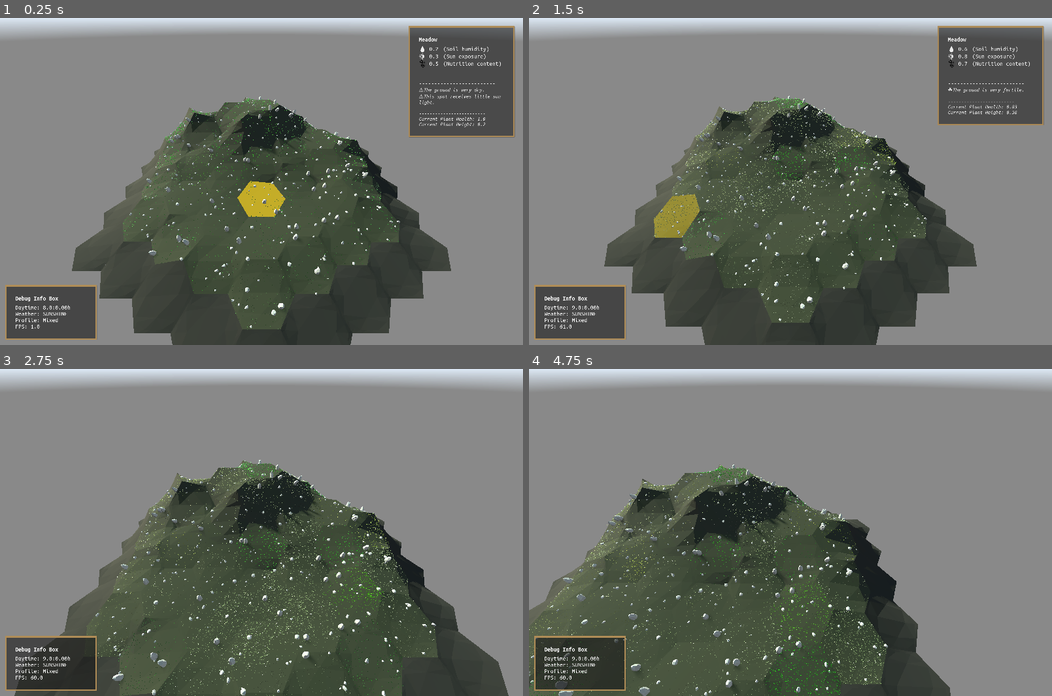
Above: before the commit, frames 1-4 (two rows, left to right).
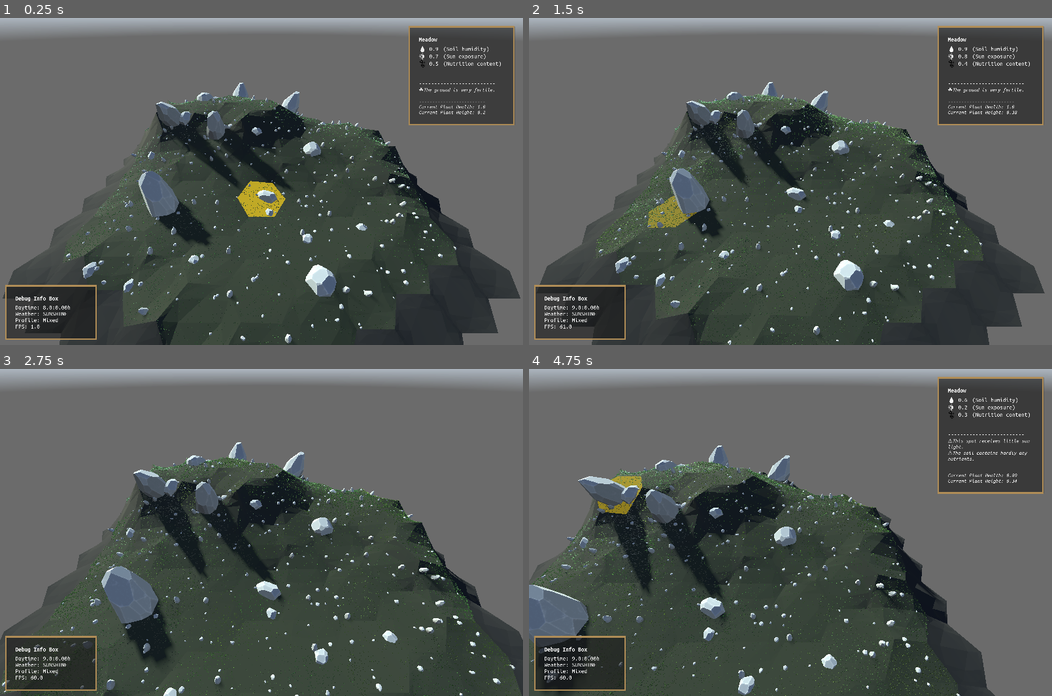
Above: after the commit, the same moments.

Repository: vincentwoelfer/hex
Game: Godot game, scene res://scenes/dev/MapGeneration.tscn
Two runs of this game, one before a commit and one after it. Both use one fixed random seed, a clock stepped at 60 frames per second and the inputs below. A sky picture missing from this copy of the repository is replaced by a grey-blue gradient.
Inputs (mouse positions are in pixels of both pictures, inside the frame that each line leads up to):
- Up to frame 1 (0.25 s): no input
- Up to frame 2 (1.5 s): move the mouse to (905, 165) at 0.52 s; hold Shift (hold_speed_up_time) 0.53-1.28 s; hold Space (advance_world_time_one_step) 0.53-1.28 s; move the mouse to (685, 197) at 1.27 s; tap S (move_cam_backward) at 1.35 s
- Up to frame 3 (2.75 s): move the mouse to (313, 460) at 2.02 s; hold Shift (hold_speed_up_time) from 2.03 s (still down); hold W (move_cam_forward) from 2.03 s (still down)
- Up to frame 4 (4.75 s): move the mouse to (764, 597) at 2.77 s; release W (move_cam_forward) at 2.78 s; tap A (move_cam_left) at 2.85 s; move the mouse to (947, 581) at 3.52 s; release Shift (hold_speed_up_time) at 3.53 s; hold D (move_cam_right) 3.53-4.28 s; move the mouse to (633, 483) at 4.27 s; tap 3 (randomize_selected_tile) at 4.35 s

The runs differ from the first frame. In frame 1, 64% of the frame differs, in the area x 0-100%, y 0-100%; in frame 2, 65%; in frame 3, 68%; in frame 4, 71%.

Commit message:
LOTS of changes, especially to grass

Diff:
--- a/assets/materials/grass_material.tres
+++ b/assets/materials/grass_material.tres
@@ -7,8 +7,8 @@
 [resource]
 render_priority = 0
 shader = ExtResource("1_a5h3b")
-shader_parameter/clumping_factor = 0.7
+shader_parameter/clumping_factor = 0.5
+shader_parameter/clump_noise = ExtResource("2_di1jo")
 shader_parameter/wind_speed = 2.0
-shader_parameter/clump_noise = ExtResource("2_di1jo")
 shader_parameter/wind_noise = ExtResource("2_dl7us")
 shader_parameter/subsurface_scattering_color = Color(1, 0.75, 0.1, 1)
--- a/assets/misc/CameraAttributes.tres
+++ b/assets/misc/CameraAttributes.tres
@@ -1,9 +1,7 @@
 [gd_resource type="CameraAttributesPractical" format=3 uid="uid://dh2vvniv7q67r"]
 
 [resource]
-dof_blur_far_enabled = true
 dof_blur_far_distance = 12.0
 dof_blur_far_transition = 40.0
-dof_blur_near_enabled = true
 dof_blur_near_distance = 1.0
 dof_blur_amount = 0.05
--- a/assets/misc/DefaultEnvironment.tres
+++ b/assets/misc/DefaultEnvironment.tres
@@ -4,7 +4,7 @@
 
 [sub_resource type="PanoramaSkyMaterial" id="PanoramaSkyMaterial_lg2pq"]
 panorama = ExtResource("1_l5lds")
-energy_multiplier = 1.8
+energy_multiplier = 1.4
 
 [sub_resource type="Sky" id="Sky_u6v11"]
 sky_material = SubResource("PanoramaSkyMaterial_lg2pq")
@@ -14,7 +14,6 @@
 background_mode = 2
 sky = SubResource("Sky_u6v11")
 sdfgi_enabled = true
-sdfgi_y_scale = 2
 volumetric_fog_enabled = true
-volumetric_fog_density = 0.006
+volumetric_fog_density = 0.0039
 volumetric_fog_ambient_inject = 1.0
--- a/assets/noise/GrassClumpNoise.tres
+++ b/assets/noise/GrassClumpNoise.tres
@@ -1,7 +1,7 @@
 [gd_resource type="NoiseTexture2D" load_steps=2 format=3 uid="uid://byeg5o8vgy14b"]
 
 [sub_resource type="FastNoiseLite" id="FastNoiseLite_fh7hl"]
-frequency = 0.015
+frequency = 0.04
 
 [resource]
 width = 256
--- a/assets/shaders/spatial/grass.gdshader
+++ b/assets/shaders/spatial/grass.gdshader
@@ -4,19 +4,20 @@
 //global uniform vec3 player_position; # Only for crushing grass directly below player
 
 group_uniforms GrassProperties;
-uniform float clumping_factor : hint_range(0.0, 1.0) = 0.8;
+uniform float clumping_factor : hint_range(0.0, 1.0) = 0.5;
 uniform sampler2D clump_noise;
-uniform float wind_speed : hint_range(0.0, 5.0) = 1.0;
+uniform float wind_speed : hint_range(0.0, 5.0) = 2.0;
 uniform sampler2D wind_noise;
 
 group_uniforms GrassColor;
-instance uniform vec3 base_color : source_color = vec3(0.05,0.2,0.01);
-instance uniform vec3 tip_color : source_color = vec3(0.5,0.5,0.1);
+//instance uniform vec3 base_color : source_color = vec3(0.05,0.2,0.01);
+instance uniform vec3 base_color : source_color = vec3(0.05, 0.15, 0.05);
+instance uniform vec3 tip_color : source_color = vec3(0.5, 0.5, 0.1);
 
-uniform vec3 subsurface_scattering_color : source_color = vec3(1.0,0.75,0.1);
+uniform vec3 subsurface_scattering_color : source_color = vec3(1.0, 0.75, 0.1);
 
 group_uniforms GrassSize;
-instance uniform float height_mod: hint_range(0.1, 5.0) = 1.0;
+instance uniform float height_mod: hint_range(0.0, 5.0) = 1.0;
 
 // Source: https://www.shadertoy.com/view/Xt3cDn
 float hash12(vec2 x) {
@@ -55,6 +56,8 @@
 	return 1.0 - b*b;
 }
 
+
+
 void vertex() {
 	float height_factor = 1.0 - UV.y;
 	float hash0 = hash12(NODE_POSITION_WORLD.xz);
@@ -65,50 +68,52 @@
 
 	// --- GRASS BLADE HEIGHT/WIDTH ---
 	vec3 camera_offset = NODE_POSITION_WORLD - CAMERA_POSITION_WORLD;
-	float camera_distance = length(camera_offset);
+	// float camera_distance = length(camera_offset);
 
 	// Random height offset factor between 0.4 and 2.0
 	// hash0 = pure random, clump = clump texture
 	// the last value interpolates the random factor between hash0 and clump
-	float height_offset = mix(0.25, 2.0, mix(hash0, clump0, 0.5));
+	float rand_height_factor = mix(0.25, 2.0, mix(hash0, clump0, 0.5));
 
 	// Offset width by random factor
-	VERTEX.x *= mix(0.6, 1.2, hash1);
+	float rand_width_factor = mix(0.6, 1.2, hash1);
 
 	// The further the distance from the camera, the thicker the grass blade will
-	// appear to account for decreasing density with LOD
+	// appear to account for decreasing density with LOD -> Disabled
 	// VERTEX.x *= 1.0 + min(ease_in_quartic(0.033*camera_distance), 75.0);
 
-	// Apply offsets and scale everything down by 0.6
-	VERTEX.y *= 0.6 * height_mod * height_offset;
-	VERTEX.x *= 0.5; // Thickness
+	// Apply offsets and scale everything down by 0.5
+	VERTEX.y *= 0.5 * height_mod * rand_height_factor;
+	VERTEX.x *= 1.0 * rand_width_factor; // Thickness
 	// Z should have no effect since grass is flat
 	vec3 vertex_model = VERTEX; // Vertex in model space before any rotations are applied
 
 	// --- Player crushing grass - DISABLED ---
 	//float player_distance = length(player_position - (NODE_POSITION_WORLD + vec3(0, heightmap_offset, 0)));
 	//float crushed_factor = min(player_distance*player_distance*1.2, 1.0);
+	float crushed_factor = 1.0;
+
+	// --- Random turning based on hash0 and clumping ---
+	float turn_angle_base = (mix(-0.15, 0.15, hash0) + clump2*clumping_factor)*TAU;
 
 	// --- WIND ---
-	float turn_angle_base = (mix(-0.15, 0.15, hash0) + clump2*clumping_factor)*TAU;
 	float wind_direction = texture(wind_noise, NODE_POSITION_WORLD.zx*0.005/wind_speed + TIME*0.005*wind_speed).x*TAU;
-	float wind_strength = mix(0.25, 1.0, texture(wind_noise, NODE_POSITION_WORLD.xz*0.025/wind_speed + TIME*0.05).x); // *crushed_factor;
+	float wind_strength = mix(0.25, 1.0, texture(wind_noise, NODE_POSITION_WORLD.xz*0.025/wind_speed + TIME*0.05).x)*crushed_factor;
 	wind_strength *= wind_strength; // quadratic
-	wind_strength *= mix(0.8, 1.2, hash1); // random offset to wind speed
+	wind_strength *= mix(0.6, 0.9, hash1); // random offset to wind speed
 	wind_strength *= wind_speed;
 
 	// Rotate between base_angle and wind_direction based on wind strength
-	mat3 grass_rotate = rotate_y(mix(turn_angle_base, wind_direction, wind_strength));
+	mat3 grass_rotate = rotate_y(mix(turn_angle_base, wind_direction, clamp(wind_strength, 0.0, 0.8)));
 
-	float bend_angle_base = mix(0.1, 0.2, hash1*0.5 + height_offset*0.1)*PI*height_factor;
+	float bend_angle_base = mix(0.1, 0.2, hash1*0.5 + rand_height_factor*0.1) * PI * height_factor;
 
 	// We sample wind noise identically to strength, but with a time offset based on
 	// the height to simulate the turbulence as the grass blade shakes from the wind.
 	float wind_strength_turbulence = mix(0.25, 1.0, texture(wind_noise, NODE_POSITION_WORLD.xz*0.025/wind_speed + (TIME + height_factor*height_factor*0.25)*0.05).x);
 	wind_strength_turbulence *= wind_strength_turbulence;
 	wind_strength_turbulence *= mix(0.16, 0.25*hash0, clump1)*PI * min(wind_speed, 1.0);
-	//mat3 grass_bend = rotate_x(mix(0.45*PI, bend_angle_base + wind_strength_turbulence, crushed_factor));
-	mat3 grass_bend = rotate_x(bend_angle_base + wind_strength_turbulence);
+	mat3 grass_bend = rotate_x(mix(0.45*PI, bend_angle_base + wind_strength_turbulence, crushed_factor));
 
 	// Apply rotations to the vertex and normal
 	mat3 grass_rotation_matrix = grass_rotate * grass_bend;
@@ -126,7 +131,17 @@
 	// sign of the vertex position in model space. We multiply by a large factor
 	// and round to correct for precision errors from positions at x=0.
 	float thicken_direction = sign(round((grass_rotate * vertex_model).x * 1e6));
-	float thicken_factor = ease_in_quartic(1.0 - abs(dot_nv)) * abs(vertex_model.x) * 2.0;
+
+	// 1  = Looking directly at it            -> 0
+	// 0  = Perpendicular                     -> 1
+	// -1 = Face is facing away from camera   -> 0.75
+	float dot_nv_fac = 1.0 - clamp(dot_nv, 0.0, 1.0);
+
+	//  TOOD -> Maybe use for bending aswell???
+
+	float thicken_factor = ease_in_quartic(dot_nv_fac) * abs(vertex_model.x) * 1.5;
+	//float thicken_factor = ease_in_quartic(1.0 - abs(dot_nv)) * abs(vertex_model.x) * 1.75; // Custom factor to make it even thicker
+
 	vertex_view.x += thicken_factor * thicken_direction;
 	VERTEX = (modelview_inverse(MODELVIEW_MATRIX) * vec4(vertex_view, 1.0)).xyz;
 }
@@ -144,14 +159,22 @@
 	// Color becomes more uniform as distance increases
 	ALBEDO = mix(mix(base_color, tip_color, 0.5)*0.5, ALBEDO, fog_factor);
 
-	AO = mix(0.1, 1.0, height_factor*height_factor); // Note: This looks better but is only visible when shadows are enabled!
+	// AO = mix(0.1, 1.0, height_factor*height_factor); // Note: This looks better but is only visible when shadows are enabled!
 	ROUGHNESS = mix(1.0, 0.4, ease_out_quartic(height_factor));
 	ANISOTROPY = 0.85;
 }
 
 void light() {
-	float diffuse_factor = pow(4.0, dot(NORMAL, LIGHT)) / 4.0; // Diffuse never drops to 0 to simulate ambient bounces
+	float sgn = 1.0;
+    if (dot( NORMAL, LIGHT ) <= 0.0)
+    {
+		// reverse the normal if it's facing away from the light
+		sgn = -1.0;
+    }
+
+	float diffuse_factor = pow(4.0, dot(sgn*NORMAL, LIGHT)) / 4.0; // Diffuse never drops to 0 to simulate ambient bounces
 	float sss_factor = max(-dot(VIEW, LIGHT), 0.0) * 0.5;
+
 	DIFFUSE_LIGHT += (diffuse_factor + sss_factor*subsurface_scattering_color) * ATTENUATION * LIGHT_COLOR;
 	SPECULAR_LIGHT *= diffuse_factor;
 }
--- a/assets/shaders/spatial/rain.gdshader
+++ b/assets/shaders/spatial/rain.gdshader
@@ -14,7 +14,7 @@
 
 void light() {
     vec3 lightN = NORMAL;
-    if (dot( lightN, LIGHT ) < 0.0)
+    if (dot( lightN, LIGHT ) <= 0.0)
     {
         // reverse the normal if it's facing away from the light
         lightN = -1.0 * lightN;
--- a/scenes/dev/CameraAttributesTesting.tres
+++ /dev/null
@@ -1,6 +0,0 @@
-[gd_resource type="CameraAttributesPractical" format=3 uid="uid://xe7buccwmfvy"]
-
-[resource]
-dof_blur_far_distance = 12.0
-dof_blur_far_transition = 40.0
-dof_blur_near_distance = 1.0
--- a/scenes/dev/MapGeneration.tscn
+++ b/scenes/dev/MapGeneration.tscn
@@ -22,7 +22,7 @@
 inner_radius = 3.5
 height = 0.5
 transition_height_factor = 0.5
-core_circle_smooth_strength = 0.35
+core_circle_smooth_strength = 0.175
 extra_verts_per_side = 4
 extra_verts_per_center = 4
 grass_density = 0.8
@@ -42,8 +42,8 @@
 [node name="SunLight" type="DirectionalLight3D" parent="."]
 unique_name_in_owner = true
 transform = Transform3D(0.614212, -0.356323, 0.704114, 0, 0.892254, 0.451533, -0.78914, -0.277337, 0.548034, 0, 50, 0)
-light_color = Color(1, 1, 0.803922, 1)
-light_energy = 2.5
+light_color = Color(1, 1, 0.856078, 1)
+light_energy = 2.0
 light_angular_distance = 2.0
 shadow_enabled = true
 directional_shadow_blend_splits = true
--- a/src/autoload/MapManager.gd
+++ b/src/autoload/MapManager.gd
@@ -11,7 +11,7 @@
 
 # Includes one circle of ocean
 # Size = n means n circles around the map origin. So n=1 means 7 tiles (one origin tile and 6 additional tiles)
-const MAP_SIZE: int = 4
+const MAP_SIZE: int = 5
 # 12 for most performance tests in the past
 
 var map: HexMap = HexMap.new()
--- a/src/control-nodes/WorldLightControl.gd
+++ b/src/control-nodes/WorldLightControl.gd
@@ -1,14 +1,12 @@
 @tool
 class_name WorldLightControl
 extends Node
-
-@onready var sky: PanoramaSkyMaterial
-# world_environment.environment.sky.sky_material as PanoramaSkyMaterial
 
 @onready var sun: DirectionalLight3D = %SunLight as DirectionalLight3D
 @onready var world_environment: WorldEnvironment = %WorldEnvironment as WorldEnvironment
 @onready var world_time_manager: WorldTimeManager = %WorldTimeManager as WorldTimeManager
 @onready var weather_control: WeatherControl = %WeatherControl as WeatherControl
+@onready var sky: PanoramaSkyMaterial = (%WorldEnvironment as WorldEnvironment).environment.sky.sky_material
 
 const HOURS_PER_DAY: float = 24.0
 const START_TIME: float = 8.0
@@ -31,9 +29,9 @@
 
 # TODO interpolate energy differently. Color change needs to happen ~2-3 hours, light intensity change only within 30min
 @export var min_sun_light_energy: float = 0.0
-@export var max_sun_light_energy: float = 2.5
+@export var max_sun_light_energy: float = 2.0
 @export var min_sky_light_energy: float = 0.4
-@export var max_sky_light_energy: float = 1.8
+@export var max_sky_light_energy: float = 1.4
 
 @export var daytime_light_color: Color = Color8(255, 255, 205) # 205 is no mistake!
 @export var sunrise_light_color: Color = Color(1, 0.412, 0.235)
--- a/src/tile/HexGeometry.gd
+++ b/src/tile/HexGeometry.gd
@@ -136,32 +136,25 @@
 		return
 
 	var instance := MeshInstance3D.new()
-	#var mesh: ArrayMesh = self.allAvailRockMeshes.pick_random()
-	# instance.set_mesh(mesh)
-	# instance.name = 'rock'
-	# add_child(instance, true)
-	# instance.transform = transform_.rotated_local(Vector3.UP, randf_range(0.0, TAU))
-
-	########################################################
-	########################################################
-	########################################################
-
 	var st_combined: SurfaceTool = SurfaceTool.new()
 
-	for i in range(0, 10):
+	for i in range(0, 8):
 		var t: Transform3D = sampler.get_random_point_transform()
+
+		# Random large rocks
+		if randf() <= 0.05:
+			t = t.scaled_local(Vector3.ONE * randf_range(6.0, 8.0))
+			t = t.translated_local(Vector3.UP * -0.1) # Move down a bit
+
 		t = t.rotated_local(Vector3.UP, randf_range(0.0, TAU))
+
 		var mesh: ArrayMesh = self.allAvailRockMeshes.pick_random()
 		st_combined.append_from(mesh, 0, t)
 
 	instance.set_mesh(st_combined.commit())
+	instance.name = 'rocks'
 	instance.material_override = ROCKS_MATERIAL
 	add_child(instance, true)
-	#instance.transform = transform_.rotated_local(Vector3.UP, randf_range(0.0, TAU))
-
-	########################################################
-	########################################################
-	########################################################
 
 static func modifyInnerAndCenterVertexHeights(verts_inner: Array[Vector3], verts_center: Array[Vector3], corners: Array[Vector3]) -> void:
 	# PREVIOUS:
--- a/src/tile/HexTileParams.gd
+++ b/src/tile/HexTileParams.gd
@@ -8,9 +8,9 @@
 
 
 func _init() -> void:
-	humidity = randf()
-	shade = randf()
-	nutrition = randf()
+	humidity = randf_range(0.2, 0.9)
+	shade = randf_range(0.2, 0.9)
+	nutrition = randf_range(0.2, 0.9)
 	is_secret_stash = randf() < 0.1
 
 	# Doesnt do anything, surprise Nek
--- a/src/tile/PolygonSurfaceSampler.gd
+++ b/src/tile/PolygonSurfaceSampler.gd
@@ -19,8 +19,8 @@
 		return tri.calculateInclineDeg() <= max_incline_deg
 	)
 	self._calculate_area_weights()
-	if self.triangles.is_empty():
-		print("Triangle list in PolygonSurfaceSampler is empty after filtering for max_incline <= %f" % [max_incline_deg])
+	# if self.triangles.is_empty():
+	# 	print("Triangle list in PolygonSurfaceSampler is empty after filtering for max_incline <= %f" % [max_incline_deg])
 
 
 func filter_min_incline(min_incline_deg: float) -> void:
@@ -29,8 +29,8 @@
 		return tri.calculateInclineDeg() >= min_incline_deg
 	)
 	self._calculate_area_weights()
-	if self.triangles.is_empty():
-		print("Triangle list in PolygonSurfaceSampler is empty after filtering for min_incline >= %f" % [min_incline_deg])
+	# if self.triangles.is_empty():
+	# 	print("Triangle list in PolygonSurfaceSampler is empty after filtering for min_incline >= %f" % [min_incline_deg])
 
 
 func get_random_point() -> Vector3:
--- a/src/tile/SurfacePlant.gd
+++ b/src/tile/SurfacePlant.gd
@@ -1,4 +1,3 @@
-@tool
 class_name SurfacePlant
 extends Node3D
 
@@ -10,18 +9,17 @@
 const GRASS_MAT: ShaderMaterial = preload('res://assets/materials/grass_material.tres')
 
 var min_height := 0.2
-var max_height := 4.0
+var max_height := 3.0
 
-var color_healthy := Color.GREEN
-var color_dry := Color(178, 80, 53)
+# Only tip colors
+var color_healthy := Color(0.16, 0.42, 0.14)
+var color_dry := Color(0.5, 0.4, 0.03)
 
 var rand_color_offset: Color
 var rand_color_lerp_t := 0.3
 
 var curr_height: float = min_height
 var curr_health: float = 1.0
-
-var speed := 0.5
 
 var tween: Tween
 
@@ -45,8 +43,10 @@
 
 func get_curr_color() -> Color:
 	var curr_color: Color = color_dry.lerp(color_healthy, curr_health)
-	curr_color = curr_color.lerp(rand_color_offset, rand_color_lerp_t)
-	curr_color = curr_color.clamp(Color.BLACK, Color.WHITE)
+
+	#curr_color = curr_color.lerp(rand_color_offset, rand_color_lerp_t)
+	#curr_color = curr_color.clamp(Color.BLACK, Color.WHITE)
+
 	return curr_color
 
 	# var color: Color
@@ -70,6 +70,7 @@
 		tween.kill()
 
 	# Update own parameters
+	var speed := 0.5
 	var health_delta := (humidity - curr_health) * speed # lerp towards humidity value
 	health_delta += (humidity - 0.5) * 0.5 * speed # Favor extremes
 	health_delta += randf_range(-0.1, 0.1) * speed
--- a/src/ui/TooltipPanel.gd
+++ b/src/ui/TooltipPanel.gd
@@ -28,9 +28,10 @@
 
 func update_text() -> void:
 	var hex_tile := curr_selection
-	var params := hex_tile.params
 	if curr_selection == null:
 		return
+
+	var params := hex_tile.params
 
 	header.text = params.tile_type
 	tooltip.text = ""
--- a/src/utils/Colors.gd
+++ b/src/utils/Colors.gd
@@ -35,10 +35,8 @@
 		#inclineDeg = 70.0
 	inclineDeg = clampf(inclineDeg / 70.0, 0.0, 1.0)
 
-	#const green := Color.FOREST_GREEN
 	var green := Color.DARK_GREEN.lerp(Color8(22, 17, 12), 0.9)
-	#const gray := Color.DIM_GRAY
-	const gray := Color8(16, 17, 13, 255)
+	const gray := Color8(16, 17, 13)
 
 	var color := green.lerp(gray, inclineDeg)
 
